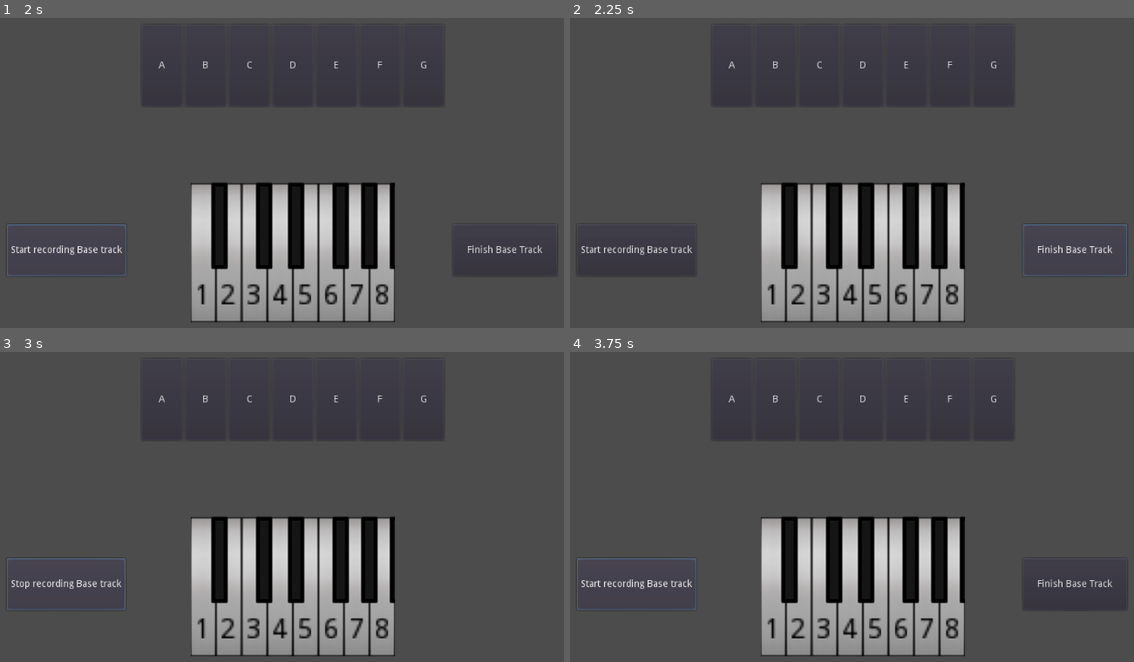
Above: before the commit, frames 1-4 (two rows, left to right).
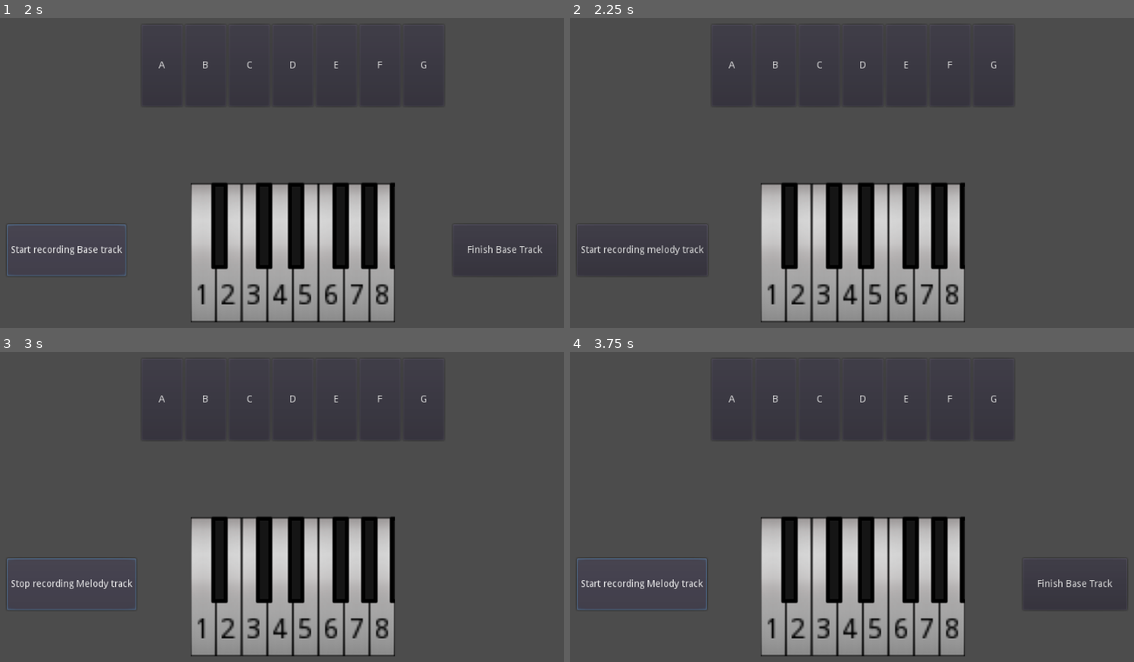
Above: after the commit, the same moments.

Repository: uspgamedev/Blueprint-Blast
Game: Godot game, scene res://music/Piano.tscn
Same seed, same stepped clock (60 frames per second), same inputs: the game is played once before the commit and once after it. This scene is started directly instead of the project's main scene.
Inputs:
- Up to frame 1 (2 s): click "Record Base Track" at 0.5 s; click "Stop recording Base track" at 1.25 s
- Up to frame 2 (2.25 s): click "Finish Base Track" at 2 s
- Up to frame 3 (3 s): click "Start recording Base track" (after the commit: "Start recording melody track") at 2.75 s
- Up to frame 4 (3.75 s): click "Stop recording Base track" (after the commit: "Stop recording Melody track") at 3.5 s

Frame 1 is identical in both runs. In frame 2, 0.4% of the frame differs, in the area x 13-99%, y 66-84%; in frame 3, 0.2%; in frame 4, 0.2%.

Commit message:
Fixed volume during playback loop in same track

Diff:
--- /dev/null
+++ b/project/music/FinishButton.gd
@@ -0,0 +1,14 @@
+extends Button
+
+onready var Piano = get_parent()
+
+func _ready():
+	connect("button_down", self, "button_down")
+
+func button_down():
+	var current_track = Piano.get_current_node_track()
+	if current_track.name == "BaseMusicMaker":
+		Piano.switch_current_track()
+		self.hide()
+		Piano.get_node("RecordButton").text = "Start recording melody track"
+		current_track = Piano.get_current_node_track()
--- a/project/music/Key.gd
+++ b/project/music/Key.gd
@@ -6,7 +6,8 @@
 func _ready():
 	id = int(name.substr(3, 1)) - 1
 
-func handle_track(elapsed_time : float, play_sequence : PoolVector3Array):
+func handle_track(elapsed_time : float, play_sequence : PoolVector3Array, volume : float):
+	$AudioStreamPlayer.volume_db = volume
 	for i in range(last_note, play_sequence.size()):
 		var note = play_sequence[i]
 		if note.x != id:
--- a/project/music/MusicMaker.gd
+++ b/project/music/MusicMaker.gd
@@ -7,6 +7,7 @@
 
 var elapsed_time := 0.0
 var play_sequence : PoolVector3Array
+var volume_sequence : PoolVector2Array
 var last_note
 var start_time : float
 var song_duration : float
@@ -24,9 +25,7 @@
 		key.get_node("AudioStreamPlayer").pitch_scale = pow(FACTOR, MAJOR_SCALE[i] + NOTE_DISTANCE[offset])
 
 func _process(delta):
-	if not is_active:
-		return
-	if is_recording:
+	if is_recording and is_active:
 		record_song(delta)
 	else:
 		play_custom_song(delta)
@@ -62,6 +61,7 @@
 			if not audio_stream.playing:
 				audio_stream.play()
 				key_pressed.append(i)
+				volume_sequence.append(Vector2(elapsed_time, key_pressed.size()))
 				for audio_index in key_pressed:
 					var aud = get_children()[audio_index].get_node("AudioStreamPlayer")
 					aud.volume_db = VOLUMES[key_pressed.size()-1]
@@ -72,14 +72,19 @@
 			if audio_stream.playing:
 				audio_stream.stop()
 				key_pressed.erase(i)
+				volume_sequence.append(Vector2(elapsed_time, key_pressed.size()))
 				for audio_index in key_pressed:
 					var aud = get_children()[audio_index].get_node("AudioStreamPlayer")
 					aud.volume_db = VOLUMES[key_pressed.size()-1]
 
 func play_custom_song(delta):
 	elapsed_time += delta
+	var cur_volume = 0
+	for volume in volume_sequence:
+		if volume.x < elapsed_time:
+			cur_volume = volume.y
 	for key in get_children():
-		key.handle_track(elapsed_time, play_sequence)
+		key.handle_track(elapsed_time, play_sequence, VOLUMES[cur_volume-1])
 	if elapsed_time > song_duration:
 		if play_sequence.size() > 0:
 			elapsed_time = play_sequence[0].y
--- a/project/music/Piano.gd
+++ b/project/music/Piano.gd
@@ -10,3 +10,8 @@
 
 func get_current_node_track():
 	return current_track
+
+func switch_current_track():
+	base_node_track.is_active = false
+	melody_node_track.is_active = true
+	current_track = melody_node_track
--- a/project/music/Piano.tscn
+++ b/project/music/Piano.tscn
@@ -1,10 +1,11 @@
-[gd_scene load_steps=6 format=2]
+[gd_scene load_steps=7 format=2]
 
 [ext_resource path="res://music/Piano.gd" type="Script" id=1]
 [ext_resource path="res://music/Button.gd" type="Script" id=2]
 [ext_resource path="res://assets/Piano.png" type="Texture" id=3]
 [ext_resource path="res://music/RecordButton.gd" type="Script" id=4]
-[ext_resource path="res://music/MusicMaker.tscn" type="PackedScene" id=5]
+[ext_resource path="res://music/FinishButton.gd" type="Script" id=5]
+[ext_resource path="res://music/MusicMaker.tscn" type="PackedScene" id=6]
 
 [node name="Piano" type="Control"]
 anchor_right = 1.0
@@ -178,7 +179,8 @@
 margin_right = 900.203
 margin_bottom = 443.649
 text = "Finish Base Track"
+script = ExtResource( 5 )
 
-[node name="BaseMusicMaker" parent="." instance=ExtResource( 5 )]
+[node name="BaseMusicMaker" parent="." instance=ExtResource( 6 )]
 
-[node name="MelodyMusicMaker" parent="." instance=ExtResource( 5 )]
+[node name="MelodyMusicMaker" parent="." instance=ExtResource( 6 )]
